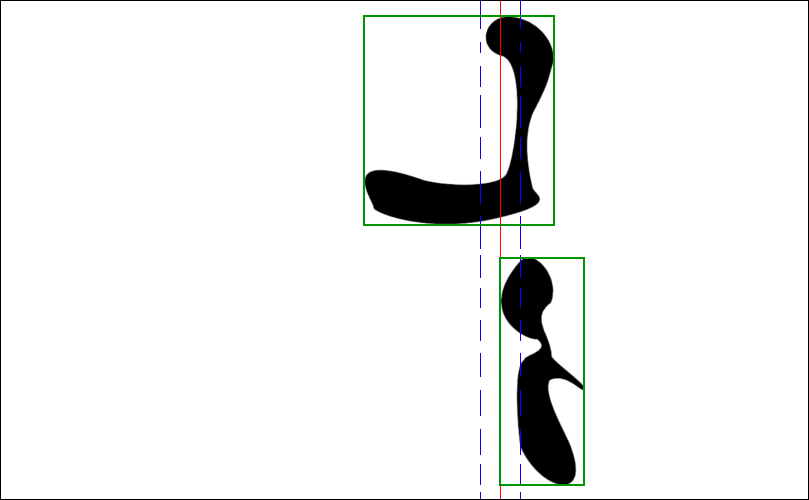
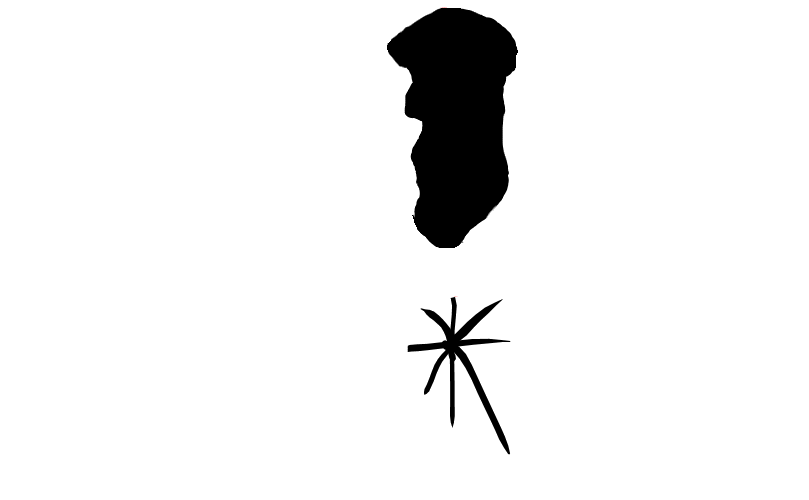
Before/after of a w=809, h=500 layered artwork. What changed in the layer stack:
hid "boxes" over [left=363, top=15, right=585, bottom=486]
hid "Margin" over [left=480, top=1, right=521, bottom=499]
hid "Goldener Schnitt" over [left=500, top=1, right=501, bottom=499]
added layer "mass" above "mass2" over [left=222, top=0, right=528, bottom=258]
added layer "mass2" above "man_blob copy#1" over [left=389, top=268, right=515, bottom=500]
hid "man_blob copy#1" over [left=500, top=256, right=585, bottom=486]
hid "complicated blob" over [left=364, top=16, right=554, bottom=225]
hid "Frame" over [left=0, top=0, right=809, bottom=500]
